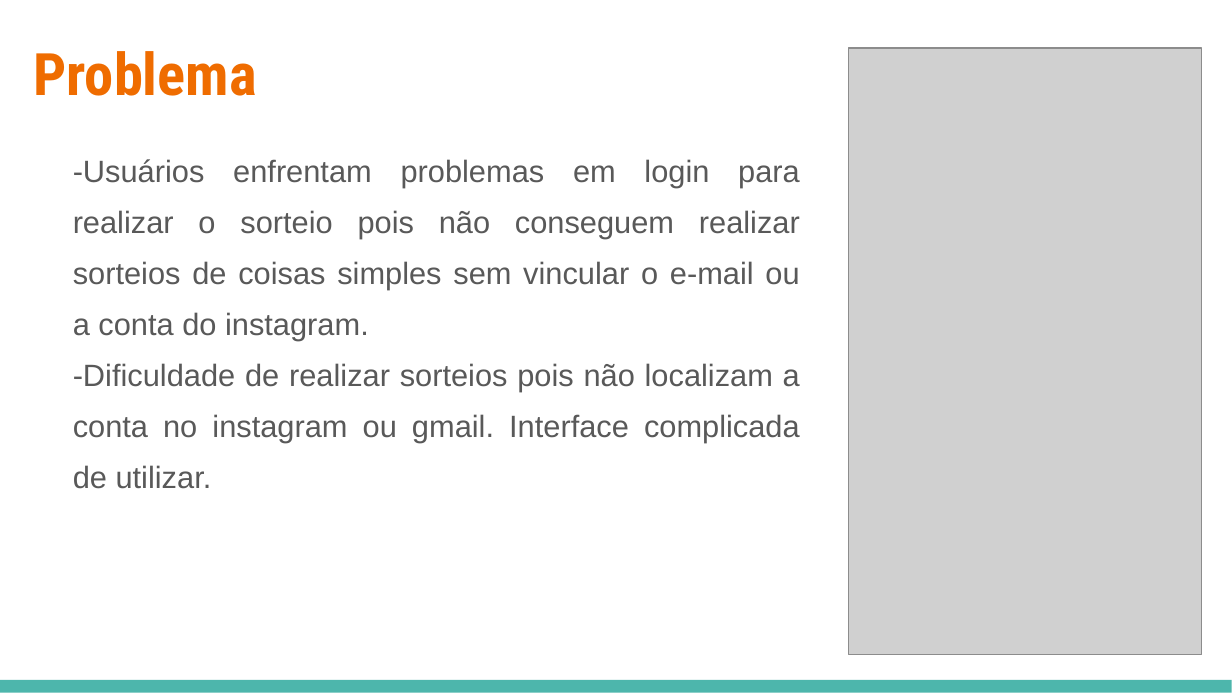
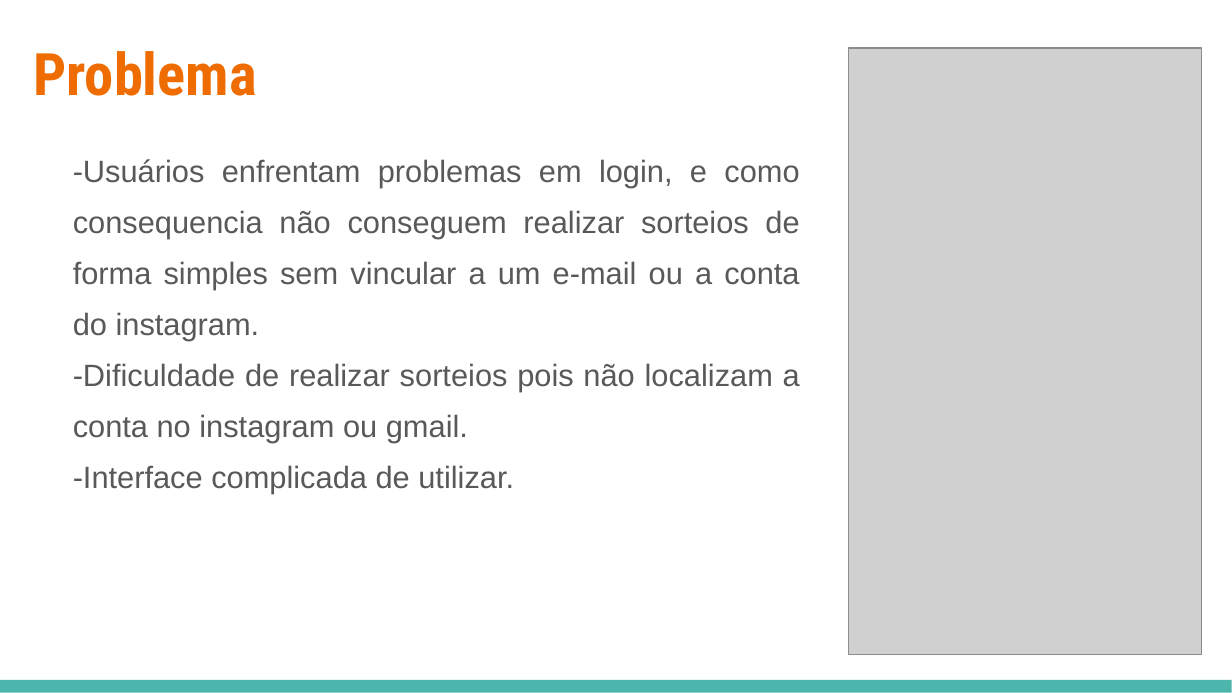
Before and after one commit to ICEI-PUC-Minas-PMV-ADS/pmv-ads-2022-2-e4-proj-infra-t2-good_luck_app, a slide deck: slide 4 of docs/Projeto Goodluck.pptx. Drawn at 1232x693 pixels with LibreOffice and Linux fonts; fonts in the diff are those of the drawing; grey boxes stand for pictures. Boxes give left, top, right and bottom in pixels: in the first picture for what was removed or moved away, otherwise in the second. Text is boxed around its words. In the diff, an @@ line names an element or a change of style, - is before the commit and + after.

```diff
--- a/docs/Projeto Goodluck.pptx
+++ b/docs/Projeto Goodluck.pptx
@@ text at (73, 159, 800, 494): text changed @@
--Usuários enfrentam problemas em login para realizar o sorteio pois não conseguem realizar sorteios de coisas simples sem vincular o e-mail ou a conta do instagram.
--Dificuldade de realizar sorteios pois não localizam a conta no instagram ou gmail. Interface complicada de utilizar.
+-Usuários enfrentam problemas em login, e como consequencia não conseguem realizar sorteios de forma simples sem vincular a um e-mail ou a conta do instagram.
+-Dificuldade de realizar sorteios pois não localizam a conta no instagram ou gmail.
+-Interface complicada de utilizar.
```
Also in this commit, not shown: 1 other slide changed, 8 other files.
